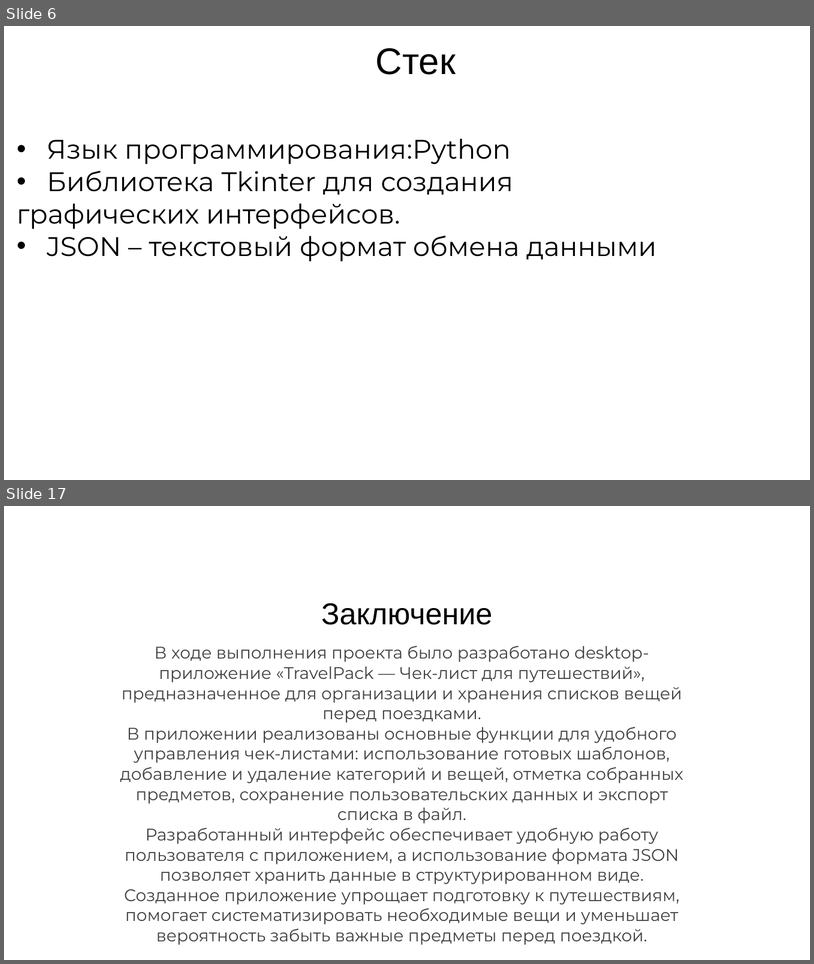
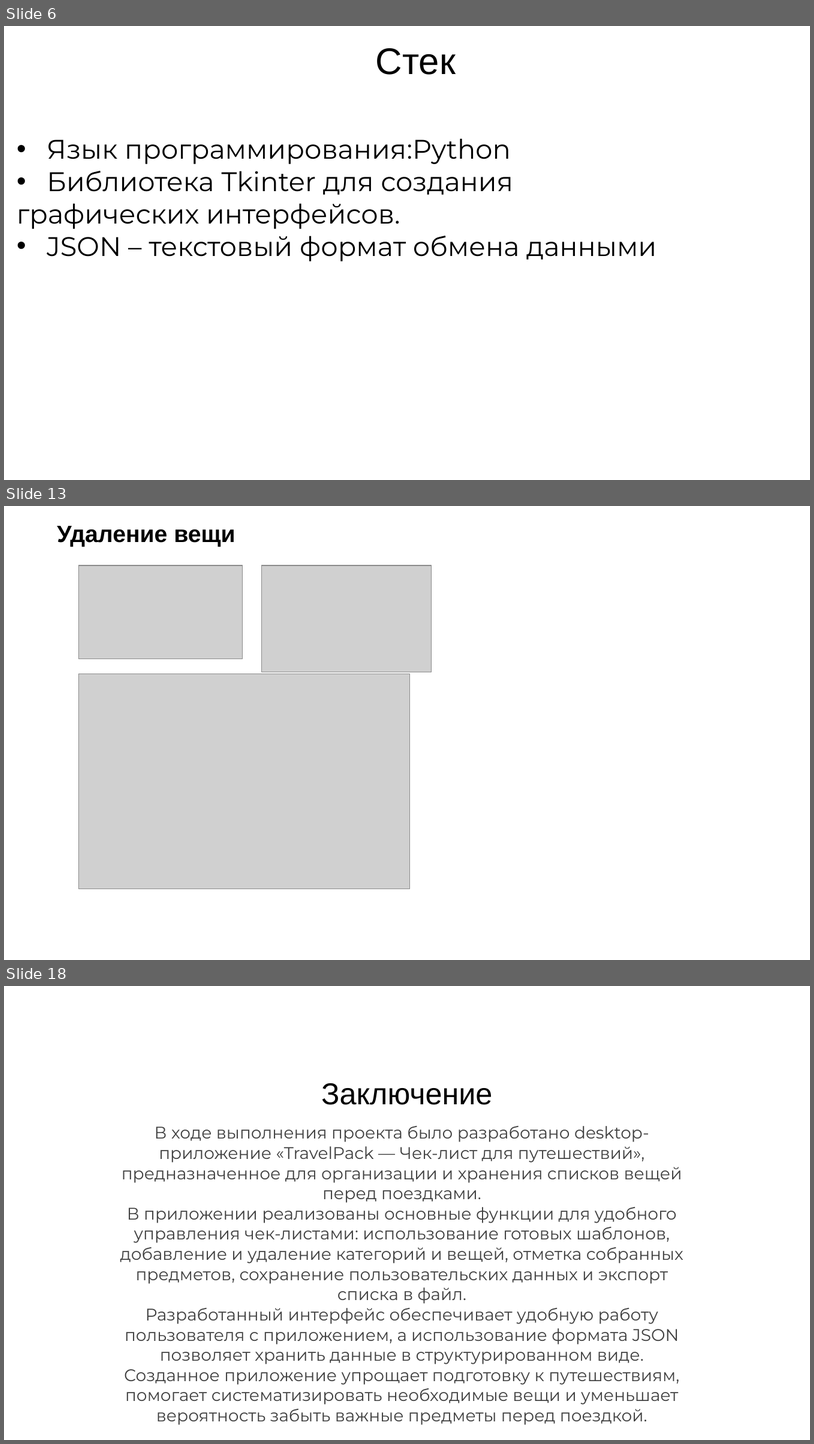
Before and after one commit to Samira13456/project3, a slide deck: pr3.pptx. Shown one above the other, each under a label of ours: slides 6 and 17 before the commit, slides 6, 13 and 18 after it; the slides between them are not shown. The pictures are 814x964 and 814x1444 pixels, drawn with LibreOffice and Linux fonts; fonts in the diff are those of the drawing; grey boxes stand for pictures; background and template pictures are left out. Boxes give left, top, right and bottom in pixels: in the first picture for what was removed or moved away, otherwise in the second. Text is boxed around its words. In the diff, an @@ line names an element or a change of style, - is before the commit and + after.

```diff
--- a/pr3.pptx
+++ b/pr3.pptx
@@ slide 13 added at [4, 506, 810, 960], background picture (left out) @@
@@ text added at [57, 526, 235, 547], 28 pt, text #000000, bold @@
+Удаление вещи
@@ rounded rectangle added at [52, 554, 431, 913], fill #FFFFFF at 50% opacity, outline #FFFFFF 0.25 pt @@
@@ rounded rectangle added at [468, 554, 763, 913], fill #FFFFFF at 50% opacity, outline #FFFFFF 0.25 pt @@
@@ picture added at [78, 565, 242, 658] @@
@@ picture added at [262, 565, 432, 672] @@
@@ picture added at [78, 673, 410, 888] @@
@@ what was slide 17 is now slide 18 @@
```
Also in this commit, not shown: 8 slides changed, 2 other slides added, 2 slides removed.
